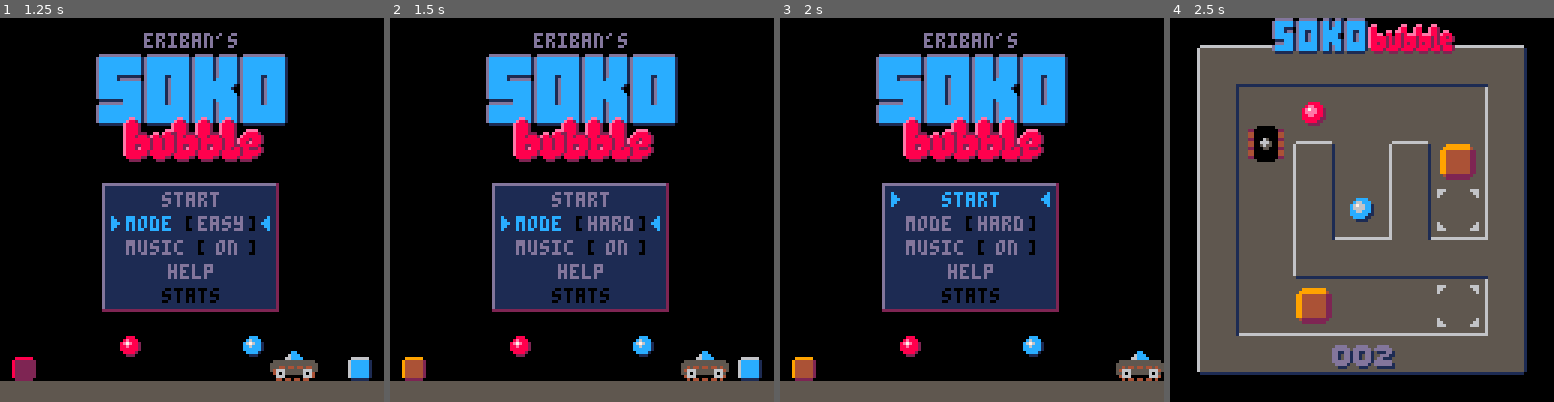
Above: before the commit, frames 1-4 (left to right).
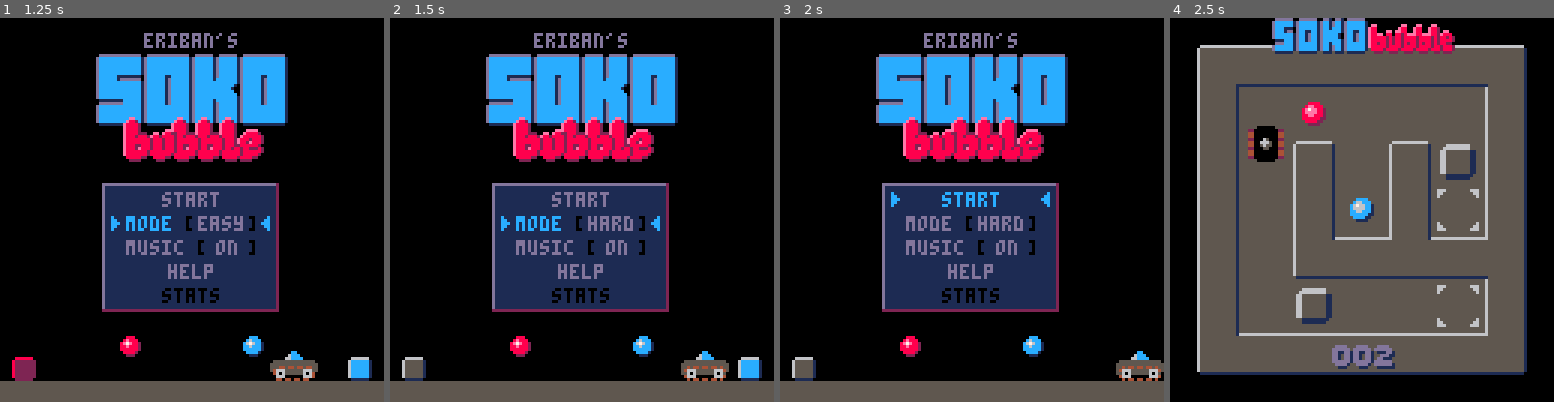
Above: after the commit, the same moments.

Repository: erwinbonsma/SokoBubbleP8
Game: PICO-8 cartridge sokobubble.p8
Two runs of this game, one before a commit and one after it. Both use one fixed random seed, a clock stepped at 60 frames per second and the inputs below.
Inputs:
- Up to frame 1 (1.25 s): tap O (Z key) at 0.33, 1.07 s; tap Down at 0.7 s
- Up to frame 2 (1.5 s): tap X (X key) at 1.43 s
- Up to frame 3 (2 s): hold Up from 1.97 s (still down)
- Up to frame 4 (2.5 s): keep holding Up; tap X (X key) at 2.07 s; tap O (Z key) at 2.22 s

Frame 1 is identical in both runs. In frame 2, 0.4% of the frame differs, in the area x 3-10%, y 88-95%; in frame 3, 0.4%; in frame 4, 1.6%, in the area x 32-80%, y 32-80%.

Commit message:
In hard mode, color hidden boxes as walls

Diff:
--- a/sokobubble.p8
+++ b/sokobubble.p8
@@ -126,7 +126,8 @@
  {[4]=4,[9]=9,[10]=10},--yellow
  {[4]=2,[9]=8,[10]=14},--red
  {[4]=1,[9]=3,[10]=11},--green
- {[4]=1,[9]=12,[10]=6} --blue
+ {[4]=1,[9]=12,[10]=6},--blue
+ {[4]=1,[9]=5,[10]=6},--hidden
 }
 
 box_colors={
@@ -178,9 +179,7 @@
   pal(4,p[4])
  else
   --hidden
-  pal(10,9)
-  pal(9,4)
-  pal(4,2)
+  pal(bub_pals[5])
  end
 end
 
@@ -1406,7 +1405,7 @@
     if viz or easymode then
      bubble_pal(c)
     else
-     bubble_pal(9)
+     pal(9,1)
     end
     spr(162,sx,sy,2,2)
     bubble_pal()
